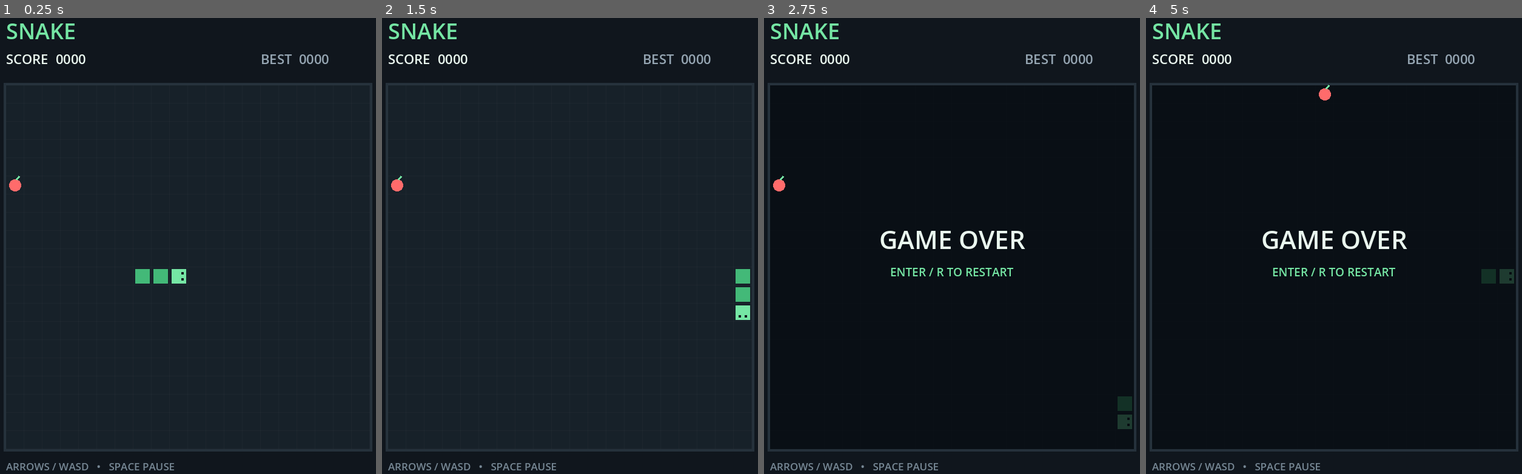
Above: before the commit, frames 1-4 (left to right).
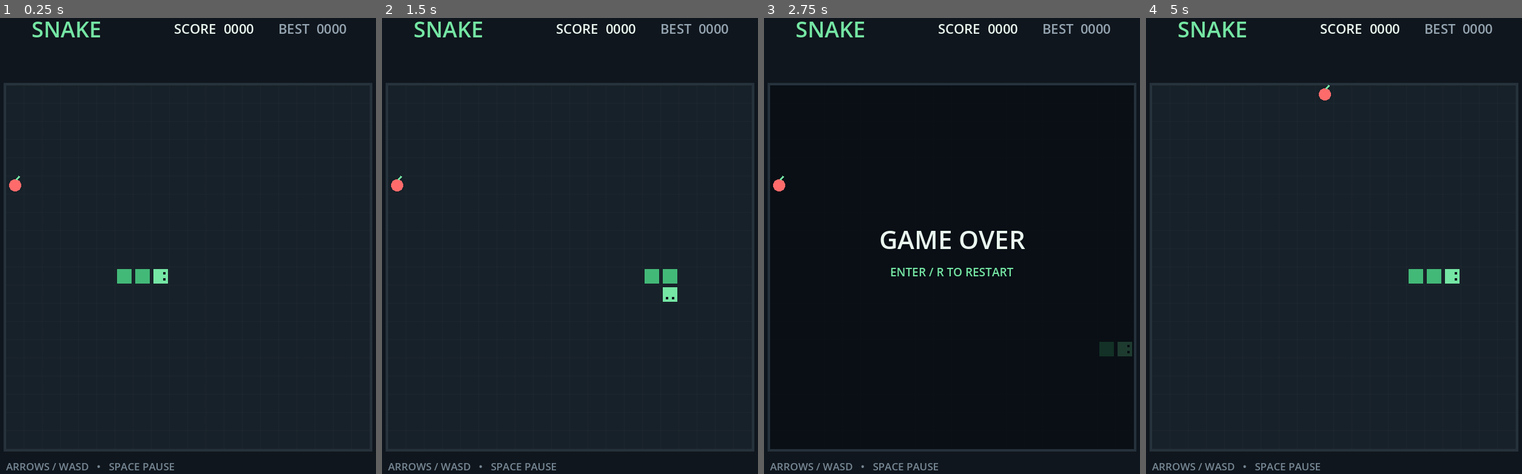
Above: after the commit, the same moments.

Repository: 1iuke/snake
Game: Godot game, scene res://main.tscn
The game is run twice, just before and just after one commit, with the same random seed, the same clock (stepped at 60 frames per second) and the same inputs.
Inputs:
- Up to frame 1 (0.25 s): no input
- Up to frame 2 (1.5 s): tap Enter (restart_game) at 0.5 s; hold D (move_right) 0.53-1.28 s; tap M at 0.6, 1.35 s; hold S (move_down) from 1.28 s (still down)
- Up to frame 3 (2.75 s): release S (move_down) at 2.03 s; hold D (move_right) from 2.03 s (still down); tap M at 2.1 s
- Up to frame 4 (5 s): release D (move_right) at 2.78 s; hold W (move_up) 2.78-3.53 s; tap M at 2.85, 3.6, 4.35 s; tap Enter (restart_game) at 3.5 s; hold A (move_left) from 3.53 s (still down)

The runs differ from the first frame. In frame 1, 1.6% of the frame differs, in the area x 1-93%, y 0-59%; in frame 2, 2.0%; in frame 3, 1.7%; in frame 4, 2.7%, in the area x 1-99%, y 0-95%.

Commit message:
Lesson8: 用 Control 构建自适应 HUD

Diff:
--- a/hud.gd
+++ b/hud.gd
@@ -1,44 +1,15 @@
-extends Node2D
+extends Control
 
 
-var score := 0
-var high_score := 0
+@onready var score_label: Label = %ScoreLabel
+@onready var best_label: Label = %BestLabel
+
+
 
 
 func _on_snake_game_score_changed(
 	new_score: int,
 	new_high_score: int
 ) -> void:
-	score = new_score
-	high_score = new_high_score
-	queue_redraw()
-
-
-func _draw() -> void:
-	draw_string(
-		ThemeDB.fallback_font,
-		Vector2(60, 64),
-		"SNAKE",
-		HORIZONTAL_ALIGNMENT_LEFT,
-		-1,
-		36,
-		Color("75e6a4")
-	)
-	draw_string(
-		ThemeDB.fallback_font,
-		Vector2(60, 105),
-		"SCORE  %04d" % score,
-		HORIZONTAL_ALIGNMENT_LEFT,
-		-1,
-		22,
-		Color("eaf7ef")
-	)
-	draw_string(
-		ThemeDB.fallback_font,
-		Vector2(480, 105),
-		"BEST  %04d" % high_score,
-		HORIZONTAL_ALIGNMENT_LEFT,
-		-1,
-		22,
-		Color("95a5b2")
-	)
+	score_label.text = "SCORE  %04d" % new_score
+	best_label.text = "BEST  %04d" % new_high_score
--- a/hud.tscn
+++ b/hud.tscn
@@ -2,5 +2,52 @@
 
 [ext_resource type="Script" uid="uid://81acn3e5jk2j" path="res://hud.gd" id="1_37p78"]
 
-[node name="Hud" type="Node2D" unique_id=1496063164]
+[node name="Hud" type="Control" unique_id=1530144216]
+custom_maximum_size = Vector2(0, 0)
+layout_mode = 3
+anchor_right = 1.0
+anchor_bottom = 1.0
+grow_horizontal = 2
+grow_vertical = 2
+mouse_filter = 2
 script = ExtResource("1_37p78")
+
+[node name="Margin" type="MarginContainer" parent="." unique_id=621070840]
+layout_mode = 1
+anchors_preset = 15
+anchor_right = 1.0
+anchor_bottom = 1.0
+grow_horizontal = 2
+grow_vertical = 2
+theme_override_constants/margin_left = 60
+theme_override_constants/margin_top = 35
+theme_override_constants/margin_right = 60
+
+[node name="Row" type="HBoxContainer" parent="Margin" unique_id=254154887]
+layout_mode = 2
+theme_override_constants/separation = 40
+
+[node name="TitleLabel" type="Label" parent="Margin/Row" unique_id=539814000]
+layout_mode = 2
+theme_override_colors/font_color = Color(0.45882353, 0.9019608, 0.6431373, 1)
+theme_override_font_sizes/font_size = 36
+text = "SNAKE"
+
+[node name="Spacer" type="Control" parent="Margin/Row" unique_id=817355288]
+custom_minimum_size = Vector2(40, 0)
+layout_mode = 2
+size_flags_horizontal = 3
+
+[node name="ScoreLabel" type="Label" parent="Margin/Row" unique_id=1465763710]
+unique_name_in_owner = true
+layout_mode = 2
+theme_override_colors/font_color = Color(0.91764706, 0.96862745, 0.9372549, 1)
+theme_override_font_sizes/font_size = 22
+text = "SCORE  0000"
+
+[node name="BestLabel" type="Label" parent="Margin/Row" unique_id=1326561336]
+unique_name_in_owner = true
+layout_mode = 2
+theme_override_colors/font_color = Color(0.58431375, 0.64705884, 0.69803923, 1)
+theme_override_font_sizes/font_size = 22
+text = "BEST  0000"
--- a/main.tscn
+++ b/main.tscn
@@ -2,7 +2,7 @@
 
 [ext_resource type="Script" uid="uid://dkgqptcou4e1q" path="res://main.gd" id="1"]
 [ext_resource type="PackedScene" uid="uid://ok7xv2xv4a8a" path="res://hud.tscn" id="2_0xm2m"]
-[ext_resource type="Resource" uid="uid://r4ip8hlbona8" path="res://fast_rules.tres" id="2_h2yge"]
+[ext_resource type="Resource" uid="uid://diqxvvtvgvw2p" path="res://default_rules.tres" id="2_h2yge"]
 
 [node name="SnakeGame" type="Node2D" unique_id=2054477713]
 script = ExtResource("1")
@@ -11,6 +11,11 @@
 [node name="MoveTimer" type="Timer" parent="." unique_id=557227788]
 
 [node name="Hud" parent="." unique_id=1496063164 instance=ExtResource("2_0xm2m")]
+anchors_preset = 15
+offset_left = 362.0
+offset_top = 29.0
+offset_right = 362.0
+offset_bottom = 29.0
 
 [connection signal="score_changed" from="." to="Hud" method="_on_snake_game_score_changed"]
 [connection signal="timeout" from="MoveTimer" to="." method="_on_move_timer_timeout"]
Not shown, changed: RESOURCES.md
Not shown, added: learning-records/0007-custom-resources-and-runtime-state.md
Not shown, added: lessons/0008-control-ui-layout.html
